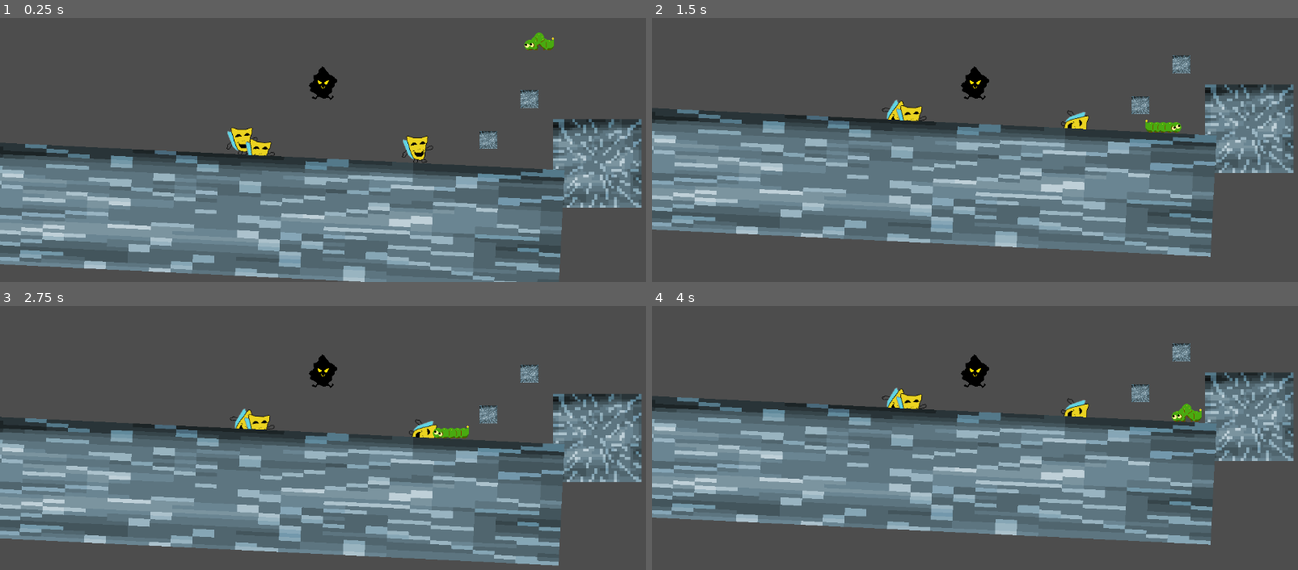
Above: before the commit, frames 1-4 (two rows, left to right).
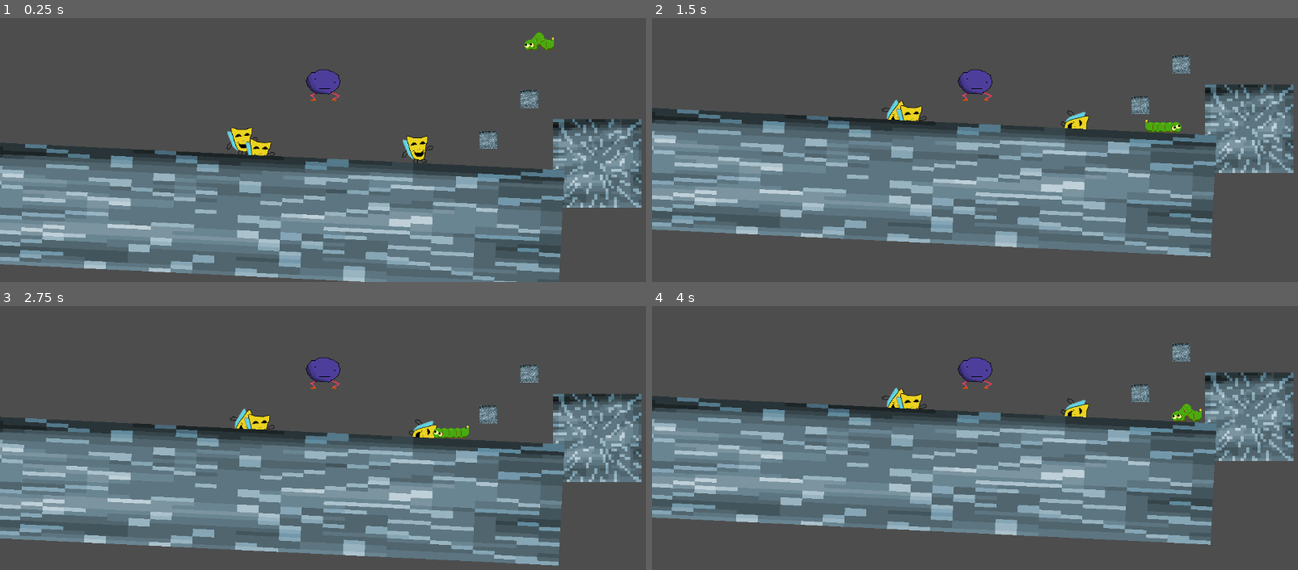
Above: after the commit, the same moments.

Repository: 6dam/ggj2026
Game: Godot game, scene res://Scenes/main.tscn
Same seed, same stepped clock (60 frames per second), same inputs: the game is played once before the commit and once after it.
Inputs:
- Up to frame 1 (0.25 s): no input
- Up to frame 2 (1.5 s): hold Up (jump) 0.53-1.28 s; hold X (mask_right) from 0.53 s (still down); tap Up (jump) at 1.35 s
- Up to frame 3 (2.75 s): tap Up (jump) at 1.52, 1.82 s; release X (mask_right) at 2.03 s; hold Z (mask_left) from 2.03 s (still down); hold Up (jump) from 2.03 s (still down)
- Up to frame 4 (4 s): release Z (mask_left) at 2.78 s; release Up (jump) at 2.78 s; hold X (mask_right) from 2.78 s (still down); tap Up (jump) at 2.85, 3.02, 3.32 s; hold Up (jump) from 3.53 s (still down)

The runs differ from the first frame. In frame 1, 0.5% of the frame differs, in the area x 47-53%, y 18-32%; in frame 2, 0.5%; in frame 3, 0.5%; in frame 4, 0.5%.

Commit message:
bird anim

Diff:
--- a/ggj-2026/Scenes/player_scene.gd
+++ b/ggj-2026/Scenes/player_scene.gd
@@ -10,6 +10,7 @@
 var buttonPressTime = 0.8
 @onready var leftMarker = $leftMarker2d
 @onready var rightMarker = $rightMarker2d
+@onready var animatedSprite = $AnimatedSprite2D
 
 func _ready() -> void:
 	main.player = self
@@ -48,6 +49,18 @@
 	else:
 		velocity.x = move_toward(velocity.x, 0, SPEED)
 
+	if abs(velocity.x) > 0:
+		animatedSprite.play("run")
+	elif abs(velocity.y)>0:
+		animatedSprite.play("jum p")
+	else:
+		animatedSprite.play("idle")
+
+	if velocity.x < 0:
+		animatedSprite.flip_h = true
+	if velocity.x > 0:
+		animatedSprite.flip_h = false
+
 	move_and_slide()
 
 func _mask_use(mask):#func is given the mask name, and does the corresponding action
--- a/ggj-2026/Scenes/player_scene.tscn
+++ b/ggj-2026/Scenes/player_scene.tscn
@@ -2,6 +2,9 @@
 
 [ext_resource type="Script" uid="uid://cn827jiuk1je1" path="res://Scenes/player_scene.gd" id="1_7cibt"]
 [ext_resource type="Texture2D" uid="uid://c5xotsu2qo4lo" path="res://Art/playerStandIn.png" id="1_8tj53"]
+[ext_resource type="Texture2D" uid="uid://cwjyo8k7jop5d" path="res://Art/bird_stand_sheet.png" id="3_q0huo"]
+[ext_resource type="Texture2D" uid="uid://p8l41xlcp8u3" path="res://Art/bird_jump.png" id="4_f11s3"]
+[ext_resource type="Texture2D" uid="uid://ck0fabbylbflj" path="res://Art/bird_run_sheet.png" id="4_oirxf"]
 
 [sub_resource type="CircleShape2D" id="CircleShape2D_7cibt"]
 radius = 20.024984
@@ -9,10 +12,74 @@
 [sub_resource type="CircleShape2D" id="CircleShape2D_e13mc"]
 radius = 75.00667
 
+[sub_resource type="AtlasTexture" id="AtlasTexture_f11s3"]
+atlas = ExtResource("3_q0huo")
+region = Rect2(0, 0, 64, 64)
+
+[sub_resource type="AtlasTexture" id="AtlasTexture_16waa"]
+atlas = ExtResource("3_q0huo")
+region = Rect2(64, 0, 64, 64)
+
+[sub_resource type="AtlasTexture" id="AtlasTexture_3ifkg"]
+atlas = ExtResource("4_oirxf")
+region = Rect2(0, 0, 64, 64)
+
+[sub_resource type="AtlasTexture" id="AtlasTexture_1pt5i"]
+atlas = ExtResource("4_oirxf")
+region = Rect2(64, 0, 64, 64)
+
+[sub_resource type="AtlasTexture" id="AtlasTexture_2uio5"]
+atlas = ExtResource("4_oirxf")
+region = Rect2(128, 0, 64, 64)
+
+[sub_resource type="AtlasTexture" id="AtlasTexture_lv720"]
+atlas = ExtResource("4_oirxf")
+region = Rect2(192, 0, 64, 64)
+
+[sub_resource type="SpriteFrames" id="SpriteFrames_jjw6a"]
+animations = [{
+"frames": [{
+"duration": 1.0,
+"texture": SubResource("AtlasTexture_f11s3")
+}, {
+"duration": 1.0,
+"texture": SubResource("AtlasTexture_16waa")
+}],
+"loop": true,
+"name": &"idle",
+"speed": 5.0
+}, {
+"frames": [{
+"duration": 1.0,
+"texture": ExtResource("4_f11s3")
+}],
+"loop": true,
+"name": &"jump",
+"speed": 5.0
+}, {
+"frames": [{
+"duration": 1.0,
+"texture": SubResource("AtlasTexture_3ifkg")
+}, {
+"duration": 1.0,
+"texture": SubResource("AtlasTexture_1pt5i")
+}, {
+"duration": 1.0,
+"texture": SubResource("AtlasTexture_2uio5")
+}, {
+"duration": 1.0,
+"texture": SubResource("AtlasTexture_lv720")
+}],
+"loop": true,
+"name": &"run",
+"speed": 10.0
+}]
+
 [node name="playerScene" type="CharacterBody2D" unique_id=1882959398]
 script = ExtResource("1_7cibt")
 
 [node name="Sprite2D" type="Sprite2D" parent="." unique_id=1748317198]
+visible = false
 texture_filter = 1
 position = Vector2(0, -32)
 texture = ExtResource("1_8tj53")
@@ -20,8 +87,6 @@
 [node name="CollisionShape2D" type="CollisionShape2D" parent="." unique_id=947099906]
 position = Vector2(0, -20)
 shape = SubResource("CircleShape2D_7cibt")
-
-[node name="AnimationPlayer" type="AnimationPlayer" parent="." unique_id=852639427]
 
 [node name="Camera2D" type="Camera2D" parent="." unique_id=934421074]
 
@@ -37,3 +102,8 @@
 
 [node name="rightMarker2d" type="Marker2D" parent="." unique_id=1690473776]
 position = Vector2(30, -34)
+
+[node name="AnimatedSprite2D" type="AnimatedSprite2D" parent="." unique_id=1099136709]
+position = Vector2(0, -32)
+sprite_frames = SubResource("SpriteFrames_jjw6a")
+animation = &"jump"
Binary file changed: ggj-2026/Art/bird.ase
Binary file added: ggj-2026/Art/bird_jump.png
Not shown, added: ggj-2026/Art/bird_jump.png.import
Binary file added: ggj-2026/Art/floor1.png
Not shown, added: ggj-2026/Art/floor1.png.import
Binary file added: ggj-2026/Art/wall1.png
Not shown, added: ggj-2026/Art/wall1.png.import
Binary file added: ggj-2026/Art/wall2.png
Not shown, added: ggj-2026/Art/wall2.png.import
Binary file added: ggj-2026/Art/wall3.png
Not shown, added: ggj-2026/Art/wall3.png.import
